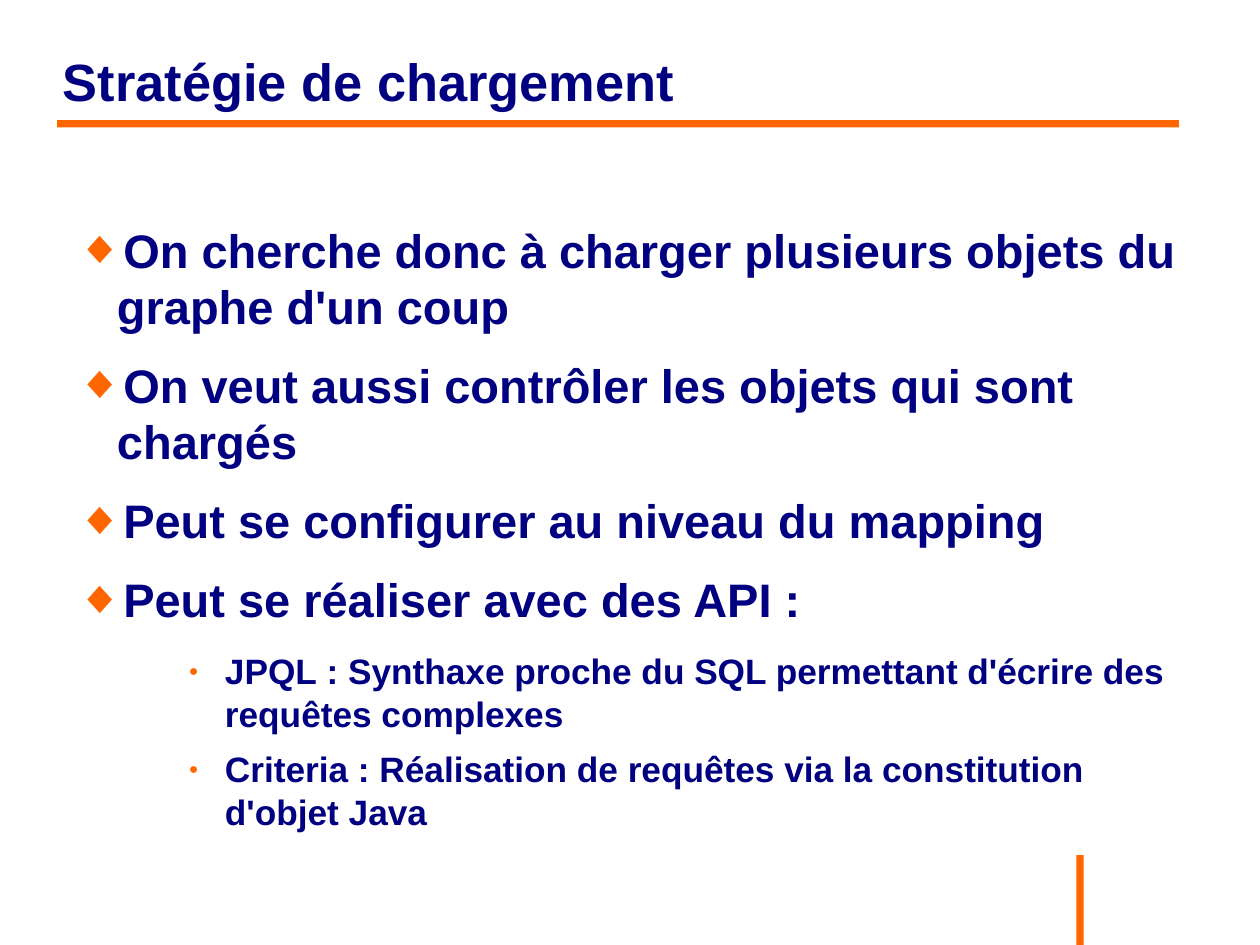
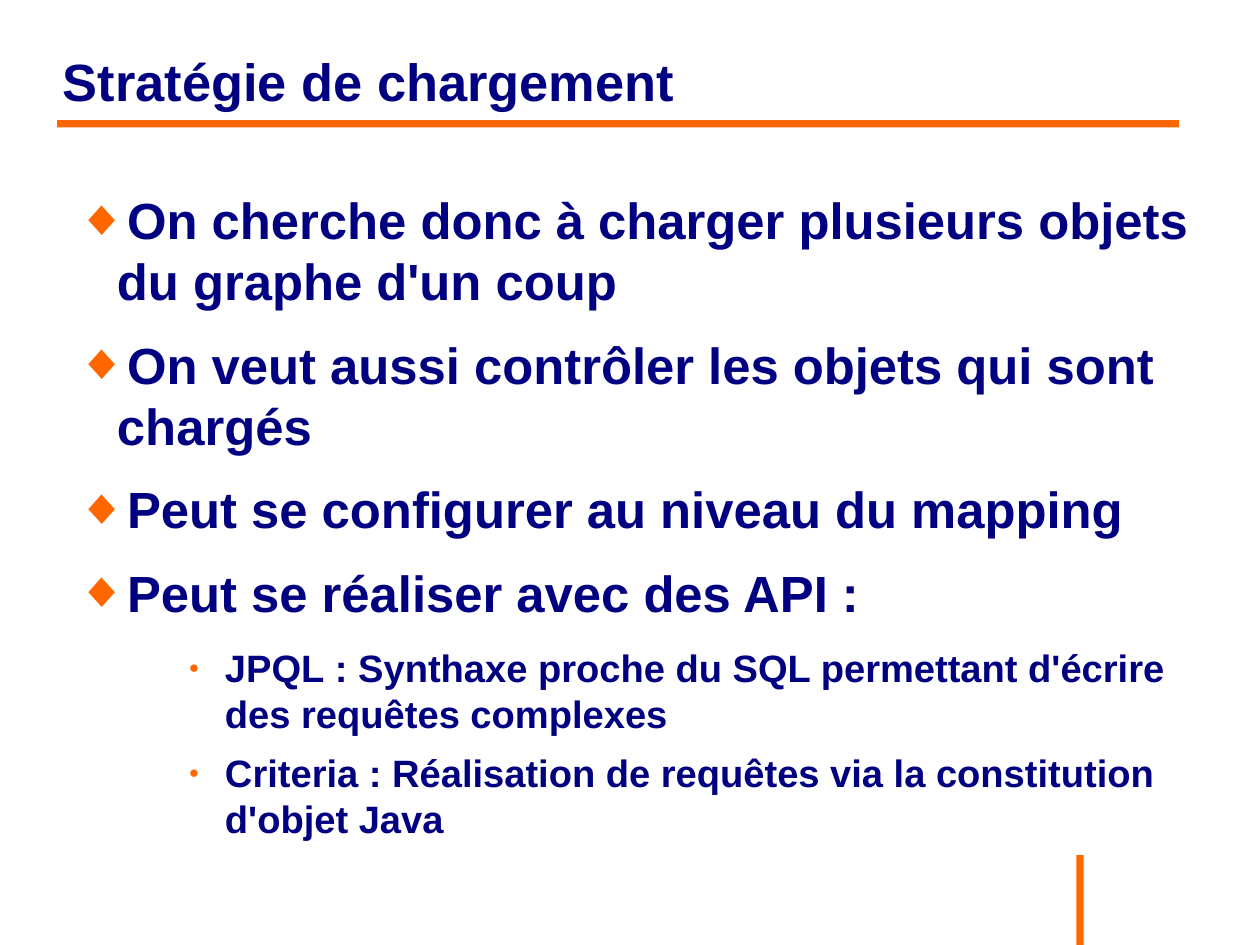
Before and after one commit to philphils/formation-hibernate-basique, a slide deck: slide 111 of Documentation/diapo_formation_hibernate.odp (slide 110 before the commit). Drawn at 1260x945 pixels with LibreOffice and Linux fonts; fonts in the diff are those of the drawing; background and template pictures are left out. Boxes give left, top, right and bottom in pixels: in the first picture for what was removed or moved away, otherwise in the second. Text is boxed around its words. In the diff, an @@ line names an element or a change of style, - is before the commit and + after.

```diff
--- a/Documentation/diapo_formation_hibernate.odp
+++ b/Documentation/diapo_formation_hibernate.odp
@@ text "On cherche donc à charger ...": place and size @@
-text "On cherche donc à charger ..." at [117, 233, 1175, 789]
+text "On cherche donc à charger ..." at [117, 201, 1188, 841]
@@ text "On cherche donc à charger ..." at [117, 201, 1188, 841]: size 29.6 to 32 pt in "On cherche donc à charger plusieurs objets ...", "On veut aussi contrôler les objets qui ...", "Peut se configurer au niveau du mapping", "Peut se réaliser avec des API :"; size 22.2 to 24 pt in "JPQL : Synthaxe proche du SQL permettant ...", "Criteria : Réalisation de requêtes via la ..." @@
```
Also in this commit, not shown: 21 other slides changed, 2 slides added.
